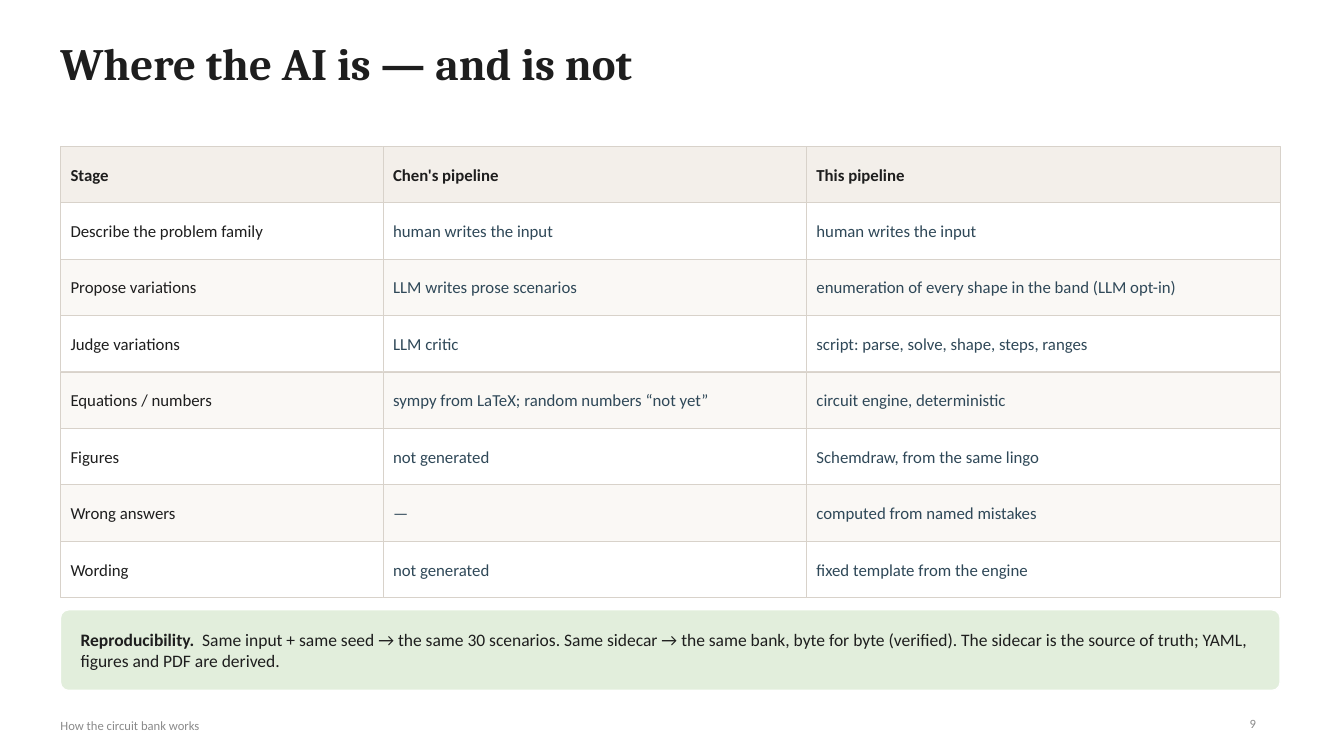
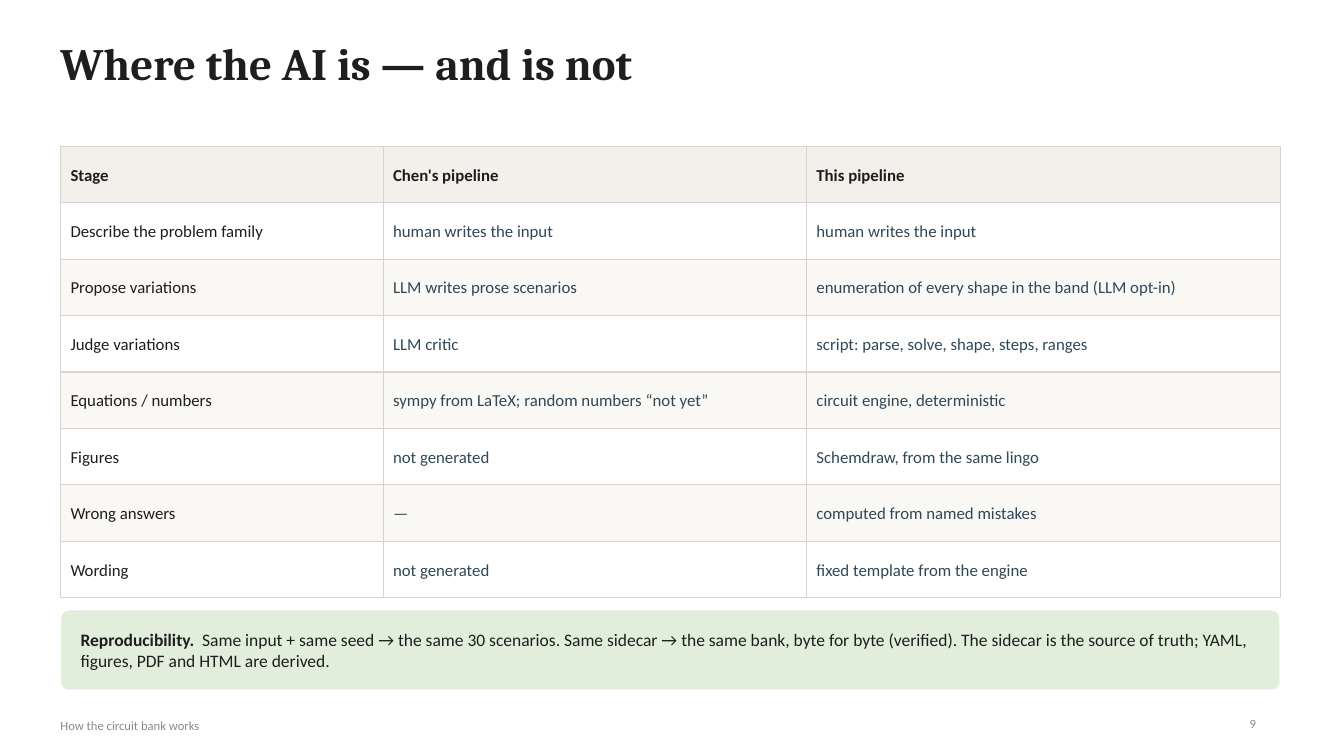
Before and after one commit to myrlaphil/circuit-banks, a slide deck: slide 9 of docs/How-the-circuit-bank-works.pptx. Drawn at 1344x756 pixels with LibreOffice and Linux fonts; fonts in the diff are those of the drawing. Boxes give left, top, right and bottom in pixels: in the first picture for what was removed or moved away, otherwise in the second. Text is boxed around its words. In the diff, an @@ line names an element or a change of style, - is before the commit and + after.

```diff
--- a/docs/How-the-circuit-bank-works.pptx
+++ b/docs/How-the-circuit-bank-works.pptx
@@ text at (81,633,1247,670): text changed @@
-Reproducibility. Same input + same seed → the same 30 scenarios. Same sidecar → the same bank, byte for byte (verified). The sidecar is the source of truth; YAML, figures and PDF are derived.
+Reproducibility. Same input + same seed → the same 30 scenarios. Same sidecar → the same bank, byte for byte (verified). The sidecar is the source of truth; YAML, figures, PDF and HTML are derived.
```
Also in this commit, not shown: 3 other slides changed, 21 other files.
